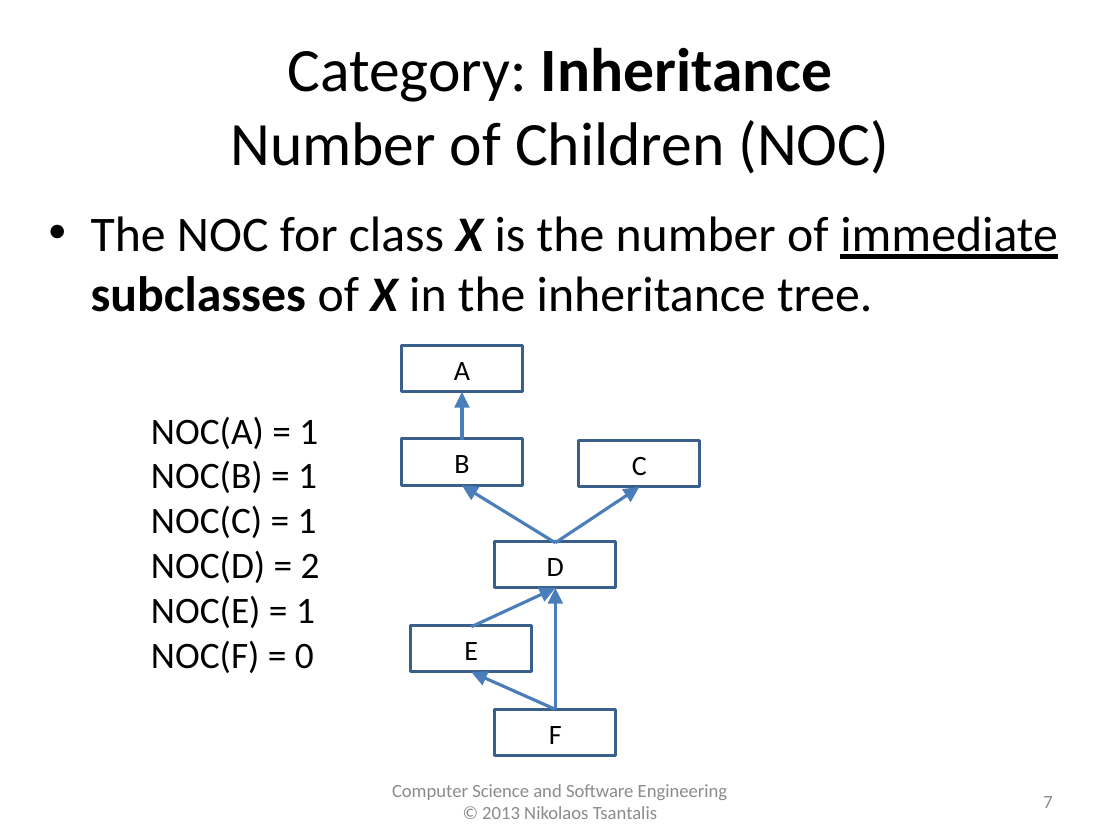
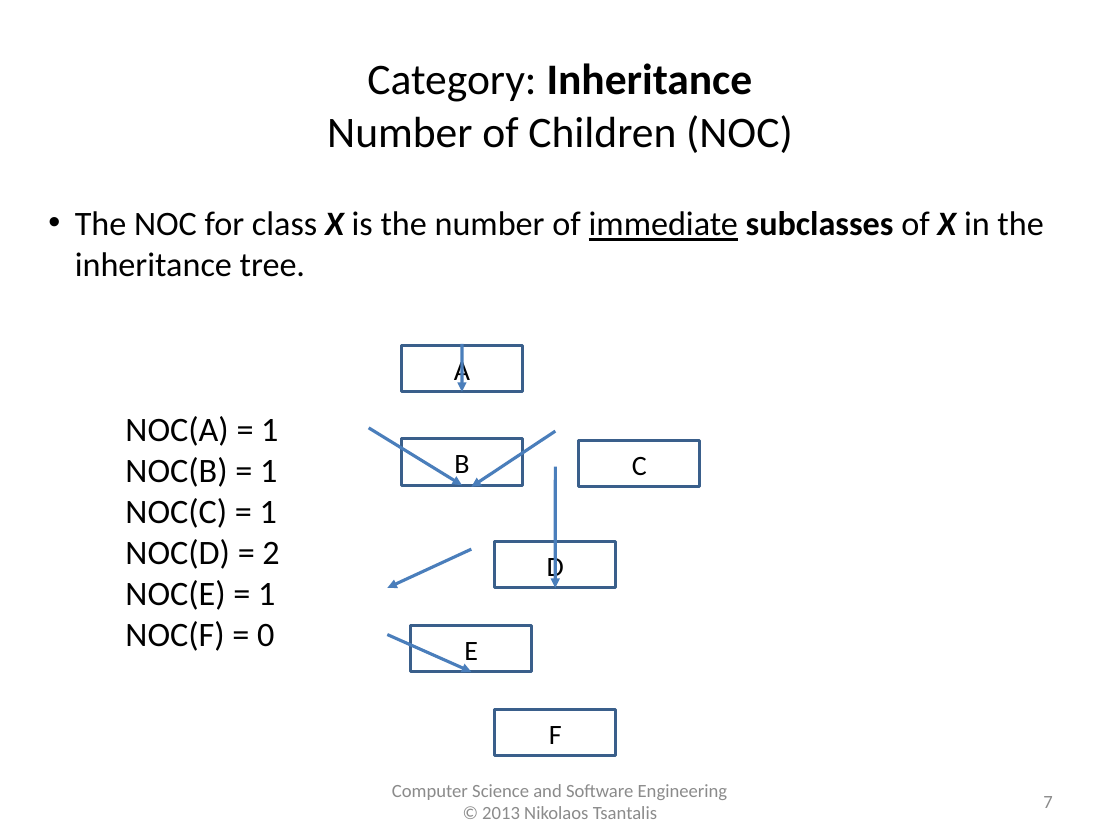
Before and after one commit to tajmilur-rahman/SOEN6611, a slide deck: slide 7 of lectures/lec3/Object-Oriented_Metrics_CK.pptx. Drawn at 1120x840 pixels with LibreOffice and Linux fonts; fonts in the diff are those of the drawing. Boxes give left, top, right and bottom in pixels: in the first picture for what was removed or moved away, otherwise in the second. Text is boxed around its words. In the diff, an @@ line names an element or a change of style, - is before the commit and + after.

Commit message:
project data files updated. class lectures updated.

```diff
--- a/lectures/lec3/Object-Oriented_Metrics_CK.pptx
+++ b/lectures/lec3/Object-Oriented_Metrics_CK.pptx
@@ text at [327,63,793,153]: text changed; size 39.6 to 28 pt @@
-Category: Inheritance
-Number of Children (NOC)
+Category: Inheritance
+Number of Children (NOC)
@@ text "The NOC for class X ..." at [75,211,1043,277]: size 32 to 22 pt; indent changed; less space between paragraphs @@
@@ arrow moved from (461, 440) - (461, 392) to (463, 344) - (461, 392) @@
@@ arrow (463, 344) - (461, 392): stroke #4B7EBC 2 pt to #4A7EBB 2.01 pt @@
@@ text "NOC(A) = 1": place and size @@
-text "NOC(A) = 1" at [151,417,320,673]
+text "NOC(A) = 1" at [125,416,279,651]
@@ text "NOC(A) = 1" at [125,416,279,651]: size 24 to 22 pt @@
@@ arrow added from (368, 428) to (461, 485), #4A7EBB 2.01 pt @@
@@ arrow moved from (556, 543) - (461, 485) to (556, 431) - (472, 487) @@
@@ arrow (556, 431) - (472, 487): stroke #4B7EBC 2 pt to #4A7EBB 2.01 pt @@
@@ arrow moved from (556, 709) - (556, 588) to (556, 467) - (556, 588) @@
@@ arrow (556, 467) - (556, 588): stroke #4B7EBC 2 pt to #4A7EBB 2.01 pt @@
@@ arrow removed from (556, 543) to (640, 487) @@
@@ arrow moved from (472, 627) - (556, 588) to (472, 549) - (388, 588) @@
@@ arrow (472, 549) - (388, 588): stroke #4B7EBC 2 pt to #4A7EBB 2.01 pt @@
@@ 4 texts: place and size @@
-4 texts at [454,362,564,660]
+4 texts at [454,357,564,667]
@@ arrow moved from (556, 709) - (472, 672) to (388, 635) - (472, 672) @@
@@ arrow (388, 635) - (472, 672): stroke #4B7EBC 2 pt to #4A7EBB 2.01 pt @@
@@ outline #3A5F8C 2 pt to #3A5F8B 2.01 pt in 6 elements at [401,345,522,392], [401,439,522,486], [579,440,700,487], [495,541,616,588], [411,625,532,672], [495,709,616,756] @@
```
Also in this commit, not shown: 20 other slides changed, 9 other files.
